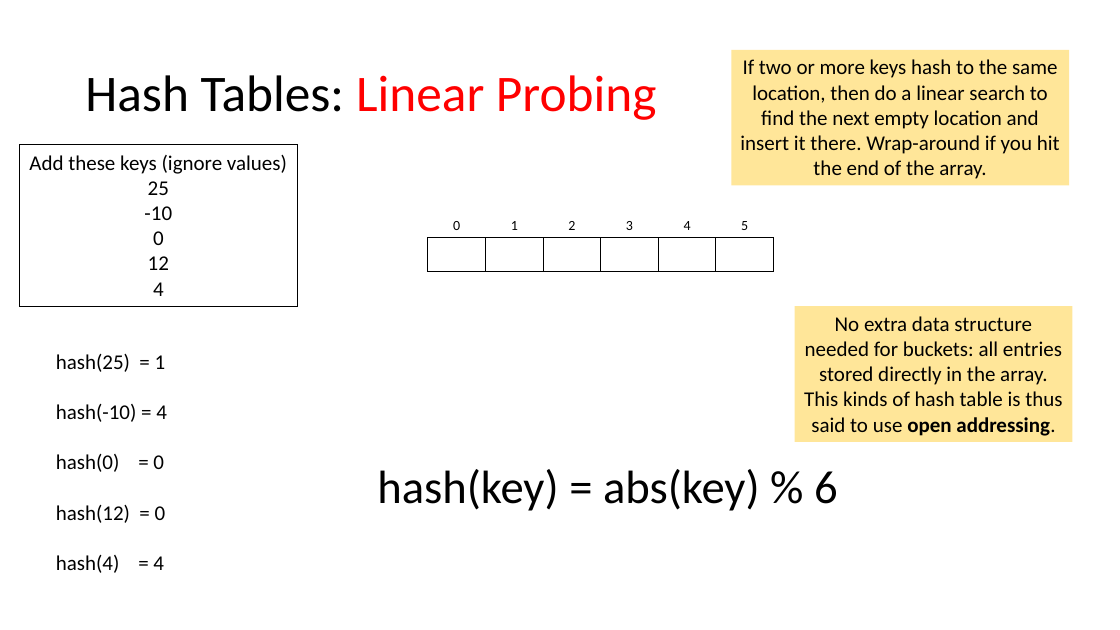
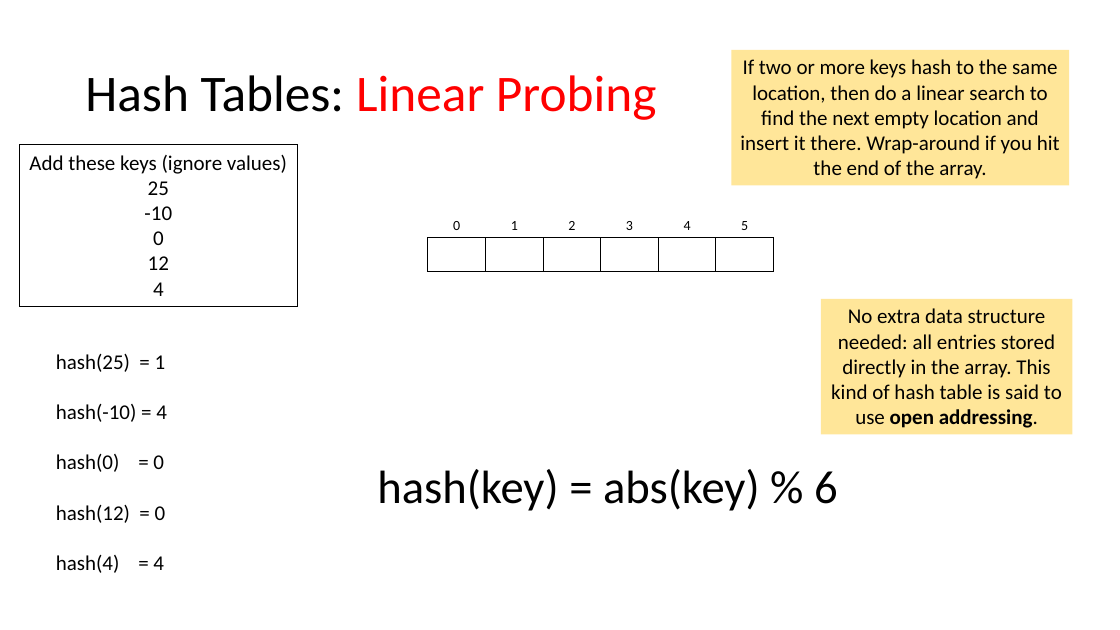
Before and after one commit to tjd1234/cmpt225summer2023, a slide deck: slide 22 of lecture_notes/week8/week8_maps_and_hashing.pptx. Drawn at 1120x630 pixels with LibreOffice and Linux fonts; fonts in the diff are those of the drawing. Boxes give left, top, right and bottom in pixels: in the first picture for what was removed or moved away, otherwise in the second. Text is boxed around its words. In the diff, an @@ line names an element or a change of style, - is before the commit and + after.

```diff
--- a/lecture_notes/week8/week8_maps_and_hashing.pptx
+++ b/lecture_notes/week8/week8_maps_and_hashing.pptx
@@ rectangle "No extra data structure needed: ...": place and size @@
-rectangle "No extra data structure needed: ..." at (795,306,1073,442)
+rectangle "No extra data structure needed: ..." at (821,299,1073,435)
@@ text in rectangle at (831,308,1062,428): text changed @@
-No extra data structure needed for buckets: all entries stored directly in the array. This kinds of hash table is thus said to use open addressing.
+No extra data structure needed: all entries stored directly in the array. This kind of hash table is said to use open addressing.
```
Also in this commit, not shown: 22 other slides changed, 1 slide added, 2 other files.
